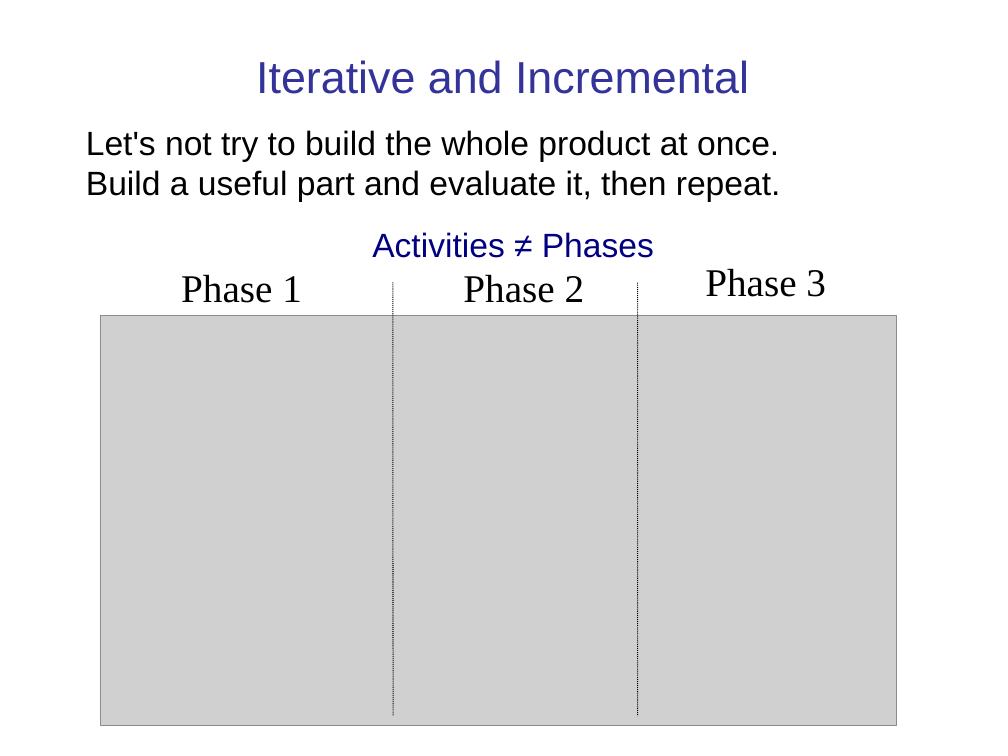
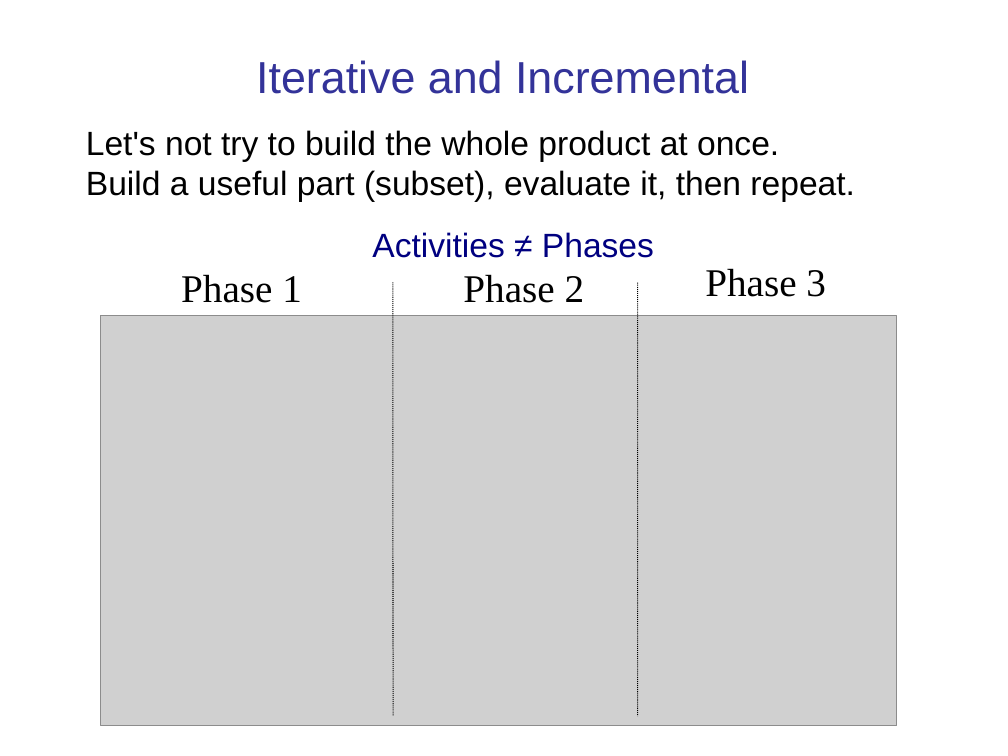
Before and after one commit to cpske/ISP, a slide deck: slide 35 of software-process/Introduction-software-process.ppt. Drawn at 1008x756 pixels with LibreOffice and Linux fonts; fonts in the diff are those of the drawing; grey boxes stand for pictures. Boxes give left, top, right and bottom in pixels: in the first picture for what was removed or moved away, otherwise in the second. Text is boxed around its words. In the diff, an @@ line names an element or a change of style, - is before the commit and + after.

```diff
--- a/software-process/Introduction-software-process.ppt
+++ b/software-process/Introduction-software-process.ppt
@@ text at <box>86,130,855,202</box>: text changed @@
-Let's not try to build the whole product at once.
-Build a useful part and evaluate it, then repeat.
+Let's not try to build the whole product at once.
+Build a useful part (subset), evaluate it, then repeat.
```
Also in this commit, not shown: 12 other slides changed, 3 slides added, 1 slide removed, 7 other files.
